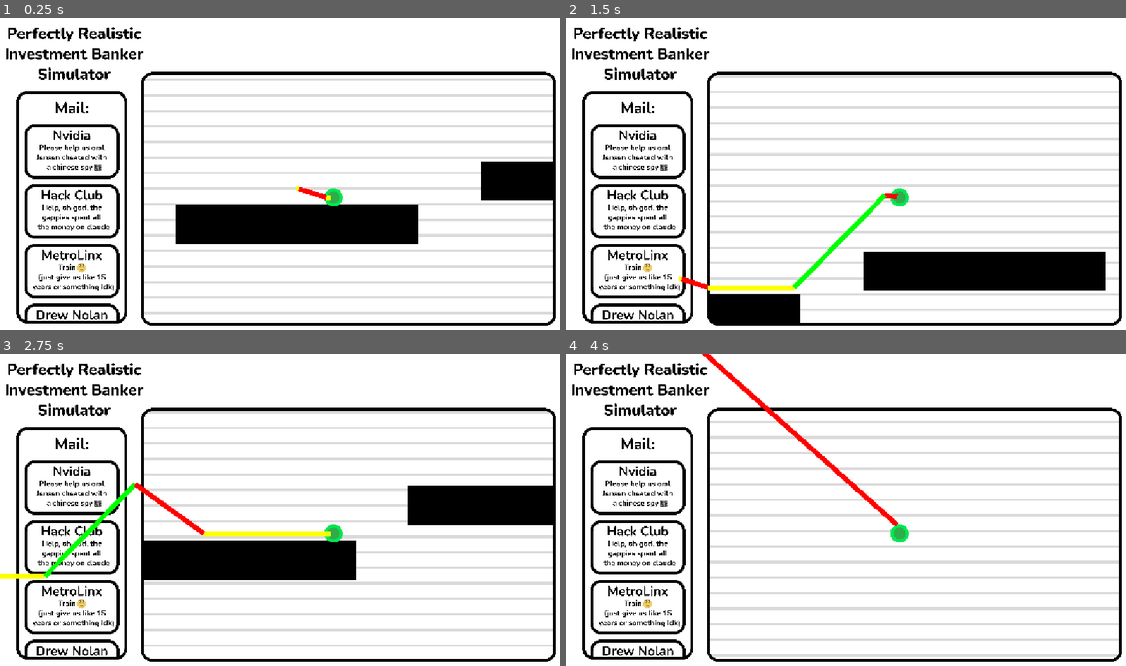
Above: before the commit, frames 1-4 (two rows, left to right).
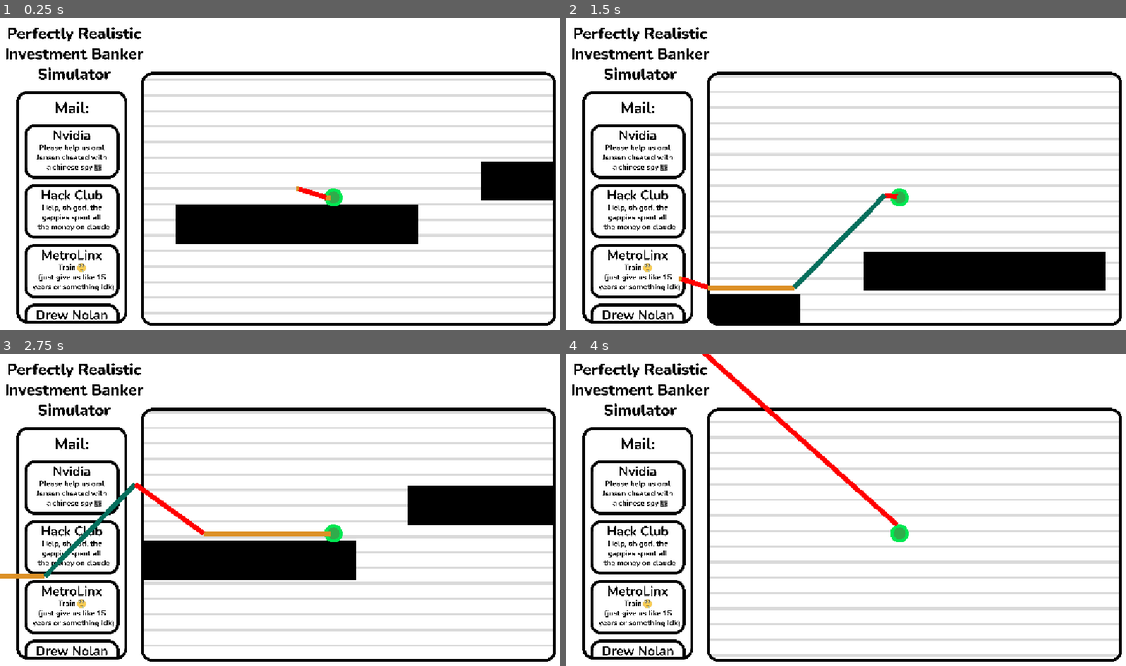
Above: after the commit, the same moments.

Repository: thirtyseventh-xyz/haven
Game: Godot game, scene res://levels/level_1.tscn
The game is run twice, just before and just after one commit, with the same random seed, the same clock (stepped at 60 frames per second) and the same inputs. The engine's default icon, where the game draws it, is replaced by a stand-in: a white triangle on a blue panel in a dark square.
Inputs:
- Up to frame 1 (0.25 s): no input
- Up to frame 2 (1.5 s): tap Enter at 0.5 s; tap Space at 0.77 s
- Up to frame 3 (2.75 s): tap Space at 1.52 s
- Up to frame 4 (4 s): tap Space at 3.02, 3.77 s

The runs differ from the first frame. In frame 1, less than 0.1% of the frame differs, in the area x 52-60%, y 53-59%; in frame 2, 0.6%; in frame 3, 0.8%, in the area x 0-60%, y 41-73%; in frame 4, nothing differs.

Commit message:
line colours are nicer now

Diff:
--- a/levels/stock_line.gd
+++ b/levels/stock_line.gd
@@ -2,14 +2,17 @@
 
 var last_point:Vector2 = Vector2(0,0)
 var line:Line2D
+
+const RED_LINE_COLOUR = Color(1,0,0)
+const GREEN_LINE_COLOUR = Color(0.02, 0.435, 0.365, 1.0)
+const YELLOW_LINE_COLOUR = Color(0.864, 0.564, 0.15, 1.0)
 
 func _ready() -> void:
 	new_point(Vector2(0,0))
 
 	$PlayerLine.add_point(last_point)
 	$PlayerLine.add_point(last_point)
-	$PlayerLine.default_color = Color(1,0,0)
-
+	$PlayerLine.default_color = RED_LINE_COLOUR
 
 func new_point(pos:Vector2) -> void:
 	line = Line2D.new()
@@ -19,11 +22,11 @@
 	line.add_point(pos)
 
 	if pos.y < last_point.y:
-		line.default_color = Color(0,1,0)
+		line.default_color = GREEN_LINE_COLOUR
 	elif pos.y > last_point.y:
-		line.default_color = Color(1,0,0)
+		line.default_color = RED_LINE_COLOUR
 	else:
-		line.default_color = Color(1,1,0)
+		line.default_color = YELLOW_LINE_COLOUR
 
 	last_point = pos
 
@@ -33,8 +36,8 @@
 	$PlayerLine.set_point_position(1,new_pos)
 
 	if new_pos.y < last_point.y:
-		$PlayerLine.default_color = Color(0,1,0)
+		$PlayerLine.default_color = GREEN_LINE_COLOUR
 	elif new_pos.y > last_point.y:
-		$PlayerLine.default_color = Color(1,0,0)
+		$PlayerLine.default_color = RED_LINE_COLOUR
 	else:
-		$PlayerLine.default_color = Color(1,1,0)
+		$PlayerLine.default_color = YELLOW_LINE_COLOUR
